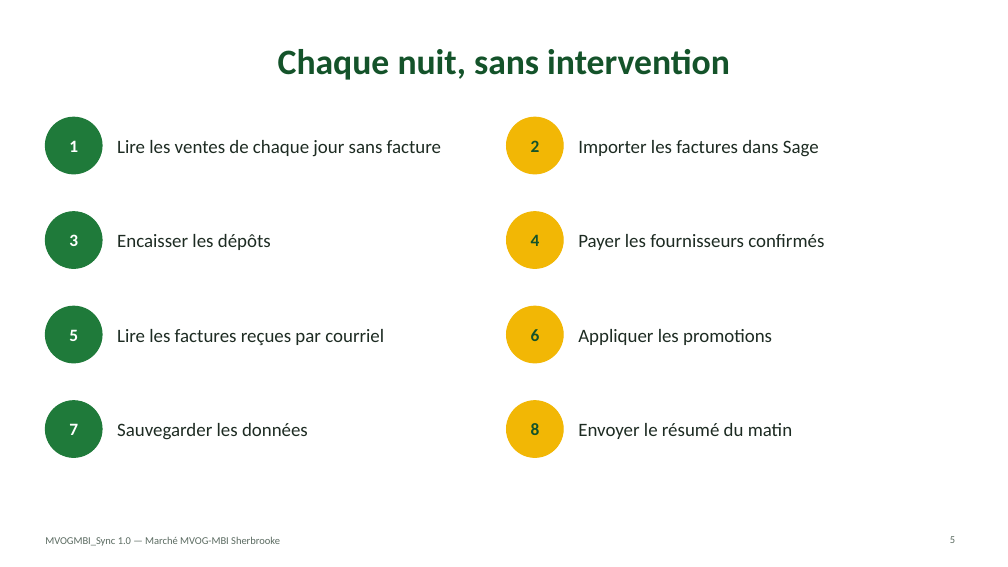
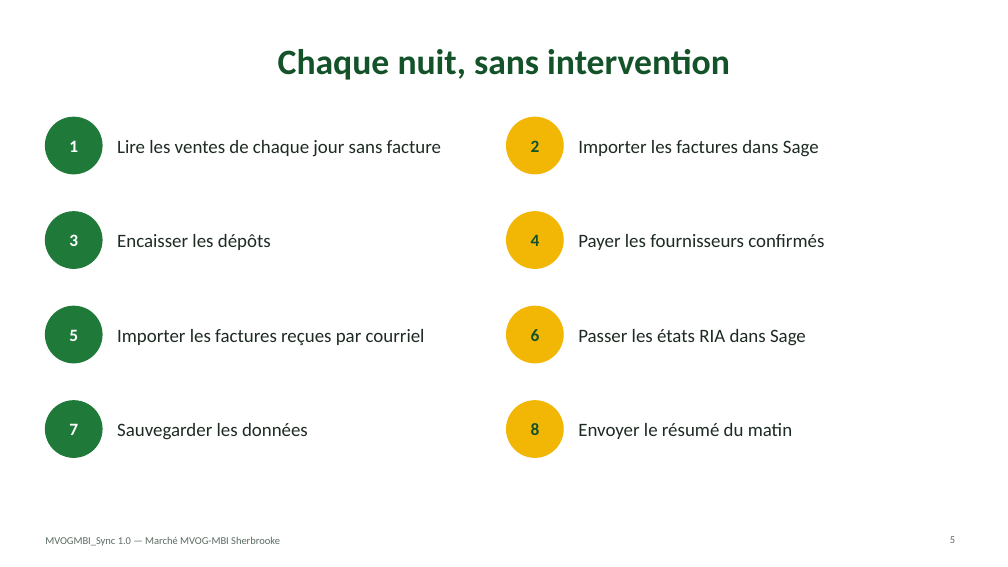
Before and after one commit to mteingueng-dot/MVOGMBI_Sync_2026.1, a slide deck: slide 5 of documentation/Presentation_MVOGMBI_Sync.pptx. Drawn at 1008x567 pixels with LibreOffice and Linux fonts; fonts in the diff are those of the drawing. Boxes give left, top, right and bottom in pixels: in the first picture for what was removed or moved away, otherwise in the second. Text is boxed around its words. In the diff, an @@ line names an element or a change of style, - is before the commit and + after.

```diff
--- a/documentation/Presentation_MVOGMBI_Sync.pptx
+++ b/documentation/Presentation_MVOGMBI_Sync.pptx
@@ text at [117, 329, 425, 345]: text changed @@
-Lire les factures reçues par courriel
+Importer les factures reçues par courriel
@@ text at [578, 329, 806, 346]: text changed @@
-Appliquer les promotions
+Passer les états RIA dans Sage
```
Also in this commit, not shown: 4 other slides changed, 27 other files.
